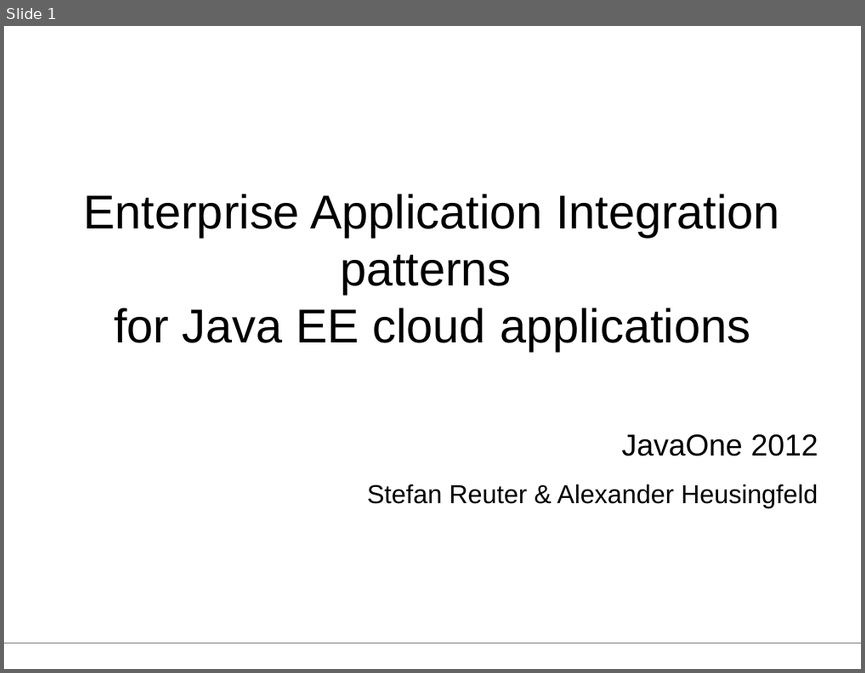
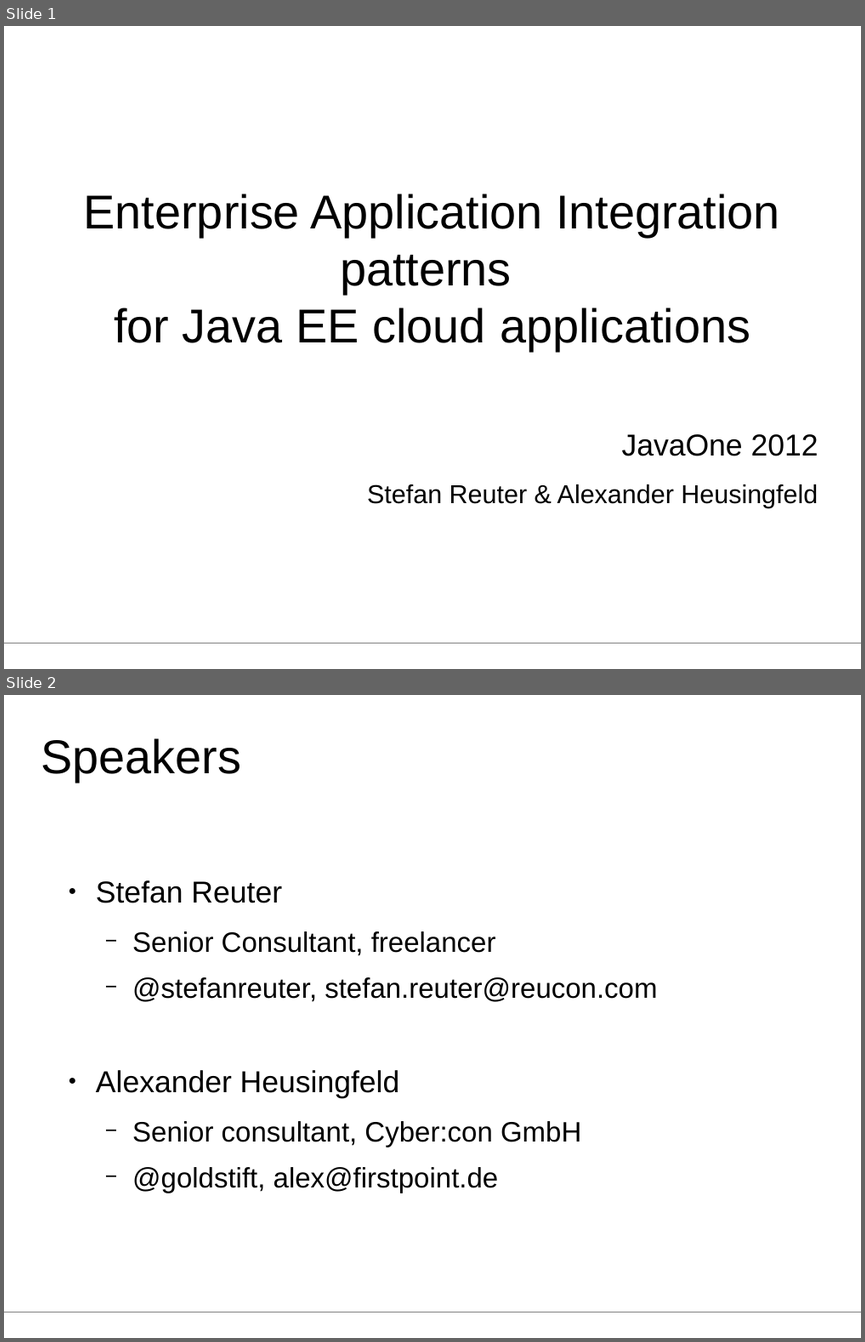
Before and after one commit to aheusingfeld/javaone2012, a slide deck: slides/eai-slides.odp. Shown one above the other, each under a label of ours: slide 1 before the commit, slides 1 and 2 after it. The pictures are 865x673 and 865x1342 pixels, drawn with LibreOffice and Linux fonts; fonts in the diff are those of the drawing. Boxes give left, top, right and bottom in pixels: in the first picture for what was removed or moved away, otherwise in the second. Text is boxed around its words. In the diff, an @@ line names an element or a change of style, - is before the commit and + after.

```diff
--- a/slides/eai-slides.odp
+++ b/slides/eai-slides.odp
@@ slide 2 added at box(4, 695, 861, 1338), background #FFFFFF; not listed: 1 template element that a slide beside it also shows @@
@@ title added at box(41, 738, 241, 782), 44 pt, text #000000 @@
+Speakers
@@ text added at box(96, 880, 657, 1192), 26 pt, text #000000 @@
+● Stefan Reuter
+  − Senior Consultant, freelancer
+  − @stefanreuter, stefan.reuter@reucon.com
+● Alexander Heusingfeld
+  − Senior consultant, Cyber:con GmbH
+  − @goldstift, alex@firstpoint.de
```
Also in this commit, not shown: 7 slides changed, 5 other slides added, 2 slides removed, 1 other file.
